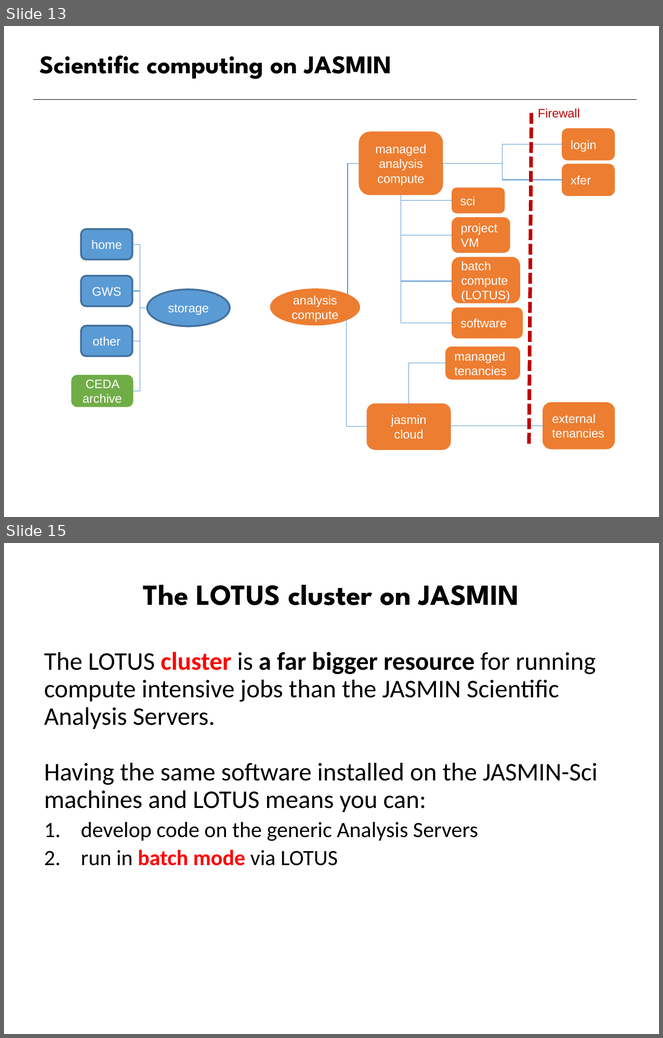
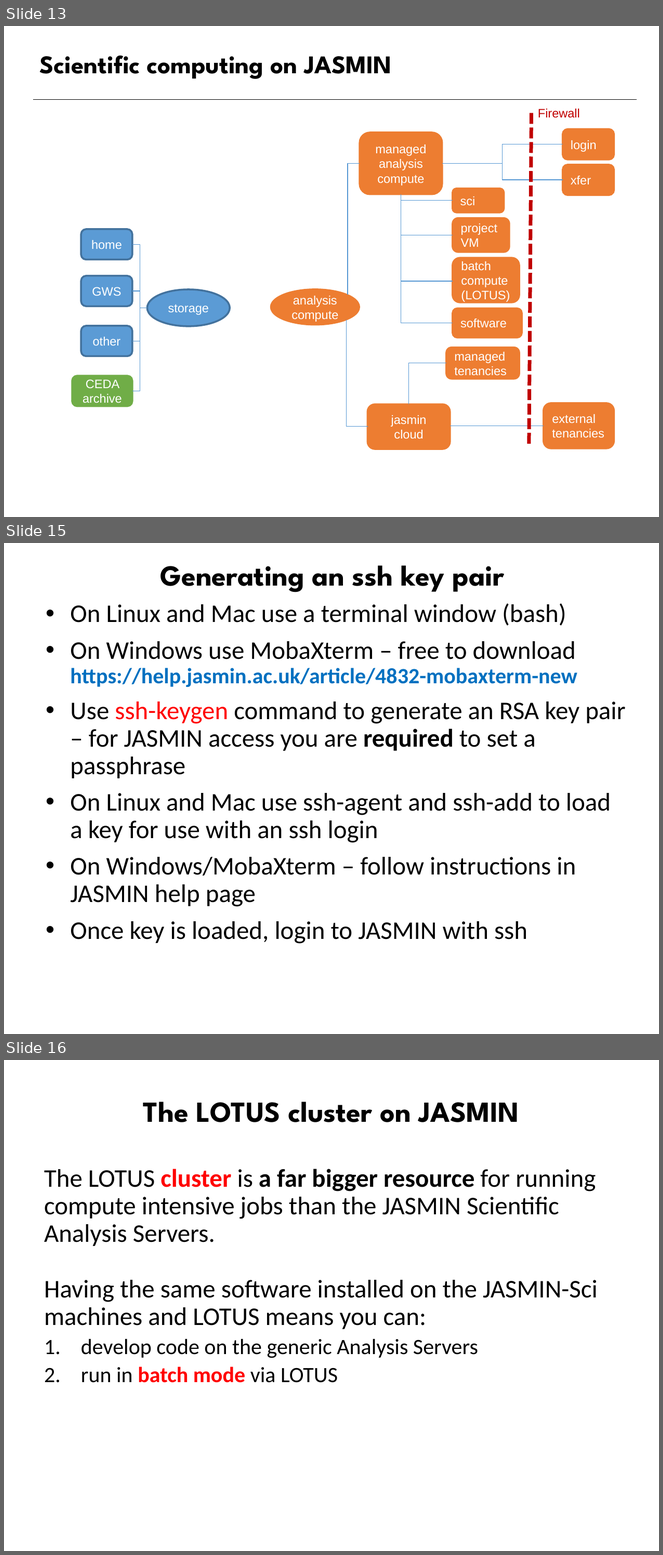
Before and after one commit to ncasuk/ncas-isc, a slide deck: working_practices/Parallel_Processing_Large_Data.pptx. Shown one above the other, each under a label of ours: slides 13 and 15 before the commit, slides 13, 15 and 16 after it; the slides between them are not shown. The pictures are 663x1038 and 663x1555 pixels, drawn with LibreOffice and Linux fonts; fonts in the diff are those of the drawing; background and template pictures are left out. Boxes give left, top, right and bottom in pixels: in the first picture for what was removed or moved away, otherwise in the second. Text is boxed around its words. In the diff, an @@ line names an element or a change of style, - is before the commit and + after.

Commit message:
Corrected typos and added MobaXterm slide

```diff
--- a/working_practices/Parallel_Processing_Large_Data.pptx
+++ b/working_practices/Parallel_Processing_Large_Data.pptx
@@ slide 15 added at (x1=4, y1=543, x2=659, y2=1034), background picture (left out) @@
@@ title added at (x1=160, y1=565, x2=504, y2=592), 32 pt, text #000000, bold @@
+Generating an ssh key pair
@@ text added at (x1=70, y1=603, x2=625, y2=944), 28 pt, text #000000 @@
+• On Linux and Mac use a terminal window (bash)
+• On Windows use MobaXterm – free to download https://help.jasmin.ac.uk/article/4832-mobaxterm-new
+• Use ssh-keygen command to generate an RSA key pair – for JASMIN access you are required to set a passphrase
+• On Linux and Mac use ssh-agent and ssh-add to load a key for use with an ssh login
+• On Windows/MobaXterm – follow instructions in JASMIN help page
+• Once key is loaded, login to JASMIN with ssh
@@ what was slide 15 is now slide 16 @@
```
Also in this commit, not shown: 1 slide changed, 2 other files.
